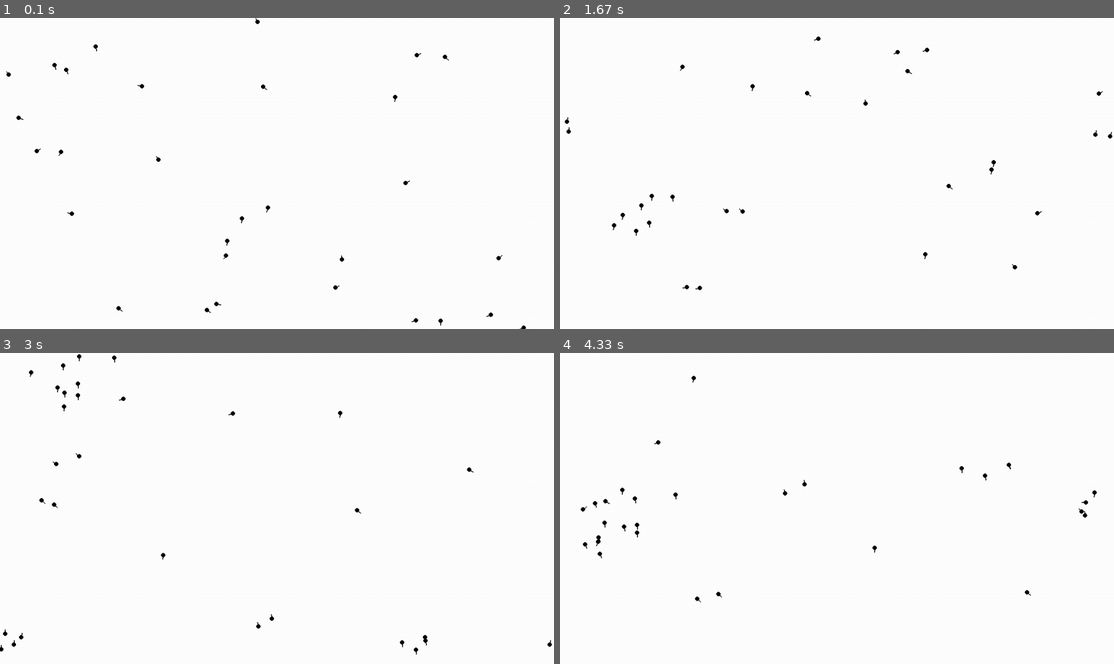
Above: before the commit, frames 1-4 (two rows, left to right).
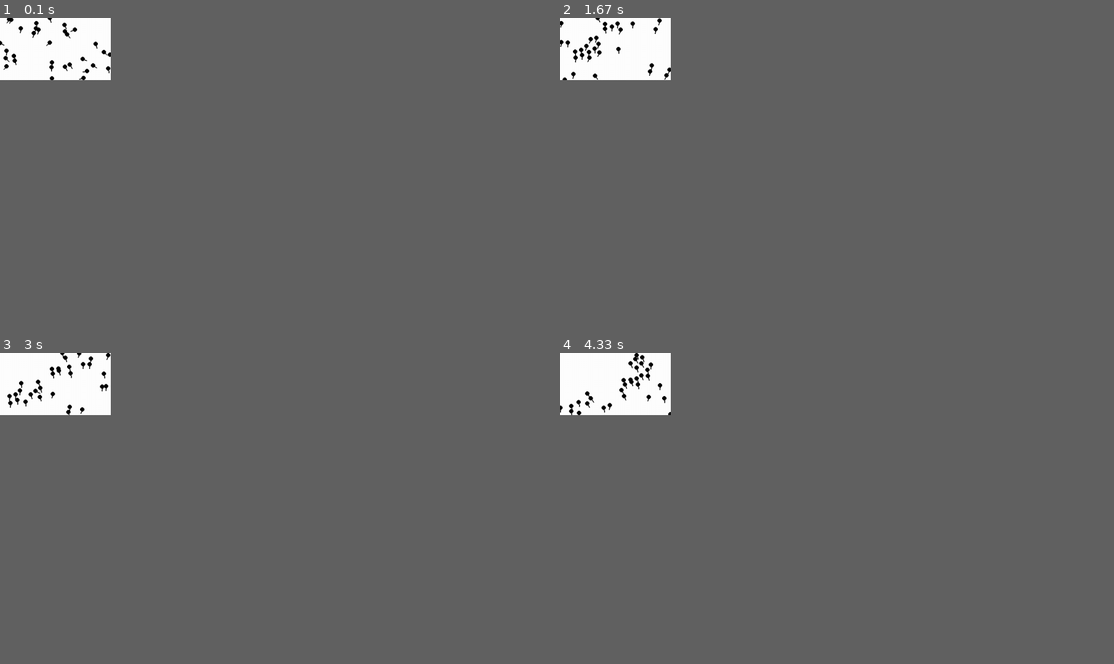
Above: after the commit, the same moments.

Repository: zolars1966/Flock-sumilation.-Boid.-Python-3.-Pygame
Game: pygame game, started from fast clear python/main.py
The game is run twice, just before and just after one commit, with the same random seed, the same clock (stepped at 60 frames per second) and the same inputs.
Inputs:
- Up to frame 1 (0.1 s): no input
- Up to frame 2 (1.67 s): tap U at 0.33 s; tap I at 0.67 s
- Up to frame 3 (3 s): hold U 2.13-2.67 s
- Up to frame 4 (4.33 s): hold I from 3.83 s (still down)
The window is 900x506 before the commit and 180x101 after it. Grey fills any space a smaller window leaves; there, only what the larger window draws over its background counts as a difference.

The runs differ from the first frame. In frame 1, 0.7% of the frame differs, in the area x 0-95%, y 0-100%; in frame 2, 0.7%, in the area x 0-100%, y 0-88%; in frame 3, 0.7%; in frame 4, 0.7%.

Commit message:
Add files via upload

Diff:
--- a/fast clear python/boid.py
+++ b/fast clear python/boid.py
@@ -1,11 +1,5 @@
 from random import *
 import math
-
-"""
-
-#@!#@!#@! make from 3 cycles, one cycle !@#!@#!@#
-
-"""
 
 
 def length2D(vec):
@@ -13,20 +7,27 @@
 
 
 class Boid:
-    def __init__(self, x, y):
+    def __init__(self, x, y, radius, width, height):
+        self.size = self.width, self.height = width, height
         self.pos = self.x, self.y = x, y
-        self.velocity = [(random()-0.5) * 5, (random()-0.5) * 5]
+        self.velocity = [(random()-0.5) * radius / 2.5, (random()-0.5) * radius / 2.5]
         self.acceleration = [0, 0]
 
-        self.max_speed = 2
+        self.max_speed = radius / 5
         self.max_force = 0.1
-        self.perception = 30
+        self.perception = radius * 3
 
     def run(self, boids):
-        self.pos = self.x, self.y = (self.x + self.velocity[0]) % 1280, (self.y + self.velocity[1]) % 720
+        self.pos = self.x, self.y = (self.x + self.velocity[0]) % self.width, (self.y + self.velocity[1]) % self.height
 
         self.velocity[0] += self.acceleration[0]
         self.velocity[1] += self.acceleration[1]
+
+        angle = math.acos(self.velocity[0] / length2D(self.velocity))
+        angle += randint(-1, 1) / (2 * math.pi) / 5
+
+        self.velocity[0] = math.cos(angle)
+        self.velocity[1] = math.sin(angle)
 
         if length2D(self.velocity) > self.max_speed:
             self.velocity[0] = self.velocity[0] / length2D(self.velocity) * self.max_speed
@@ -35,9 +36,6 @@
         self.acceleration = [0, 0]
 
     def apply_behaviour(self, boids):
-        # alignment = self.align(boids)
-        # cohesion = self.cohesion(boids)
-        # separation = self.separation(boids)
         alignment, cohesion, separation = self.rules(boids)
 
         self.acceleration[0] += alignment[0] + cohesion[0] + separation[0]
@@ -56,18 +54,14 @@
         avg_vector1 = [0, 0]
 
         for boid in boids:
-            distance = min(abs(length2D([boid.x - self.x, boid.y - self.y])), abs(length2D([1280 - boid.x + self.x, 720 - boid.y + self.y])))
+            distance = min(abs(length2D([boid.x - self.x, boid.y - self.y])), abs(length2D([self.width - boid.x + self.x, self.height - boid.y + self.y])))
             if distance < self.perception:
                 avg_vec[0] += boid.velocity[0]
                 avg_vec[1] += boid.velocity[1]
 
-                #####
-
                 center_of_mass[0] += boid.x
                 center_of_mass[1] += boid.y
                 total += 1
-
-            #####
 
             if self.pos != boid.pos and distance < self.perception:
                 diff = [self.x - boid.x, self.y - boid.y]
@@ -84,8 +78,6 @@
             avg_vec = [avg_vec[0] / avg_l * self.max_speed, avg_vec[1] / avg_l * self.max_speed]
             steering1 = avg_vec[0] - self.velocity[0], avg_vec[1] - self.velocity[1]
 
-            #####
-
             center_of_mass[0] /= total
             center_of_mass[1] /= total
             vec_to_come = [center_of_mass[0] - self.x, center_of_mass[1] - self.y]
@@ -98,8 +90,6 @@
             ls = length2D(steering2)
             if ls > self.max_force:
                 steering2 = [steering2[0] / ls * self.max_force, steering2[1] / ls * self.max_force]
-
-        #####
 
         if total1 > 0:
             avg_vector1[0] /= total1
@@ -114,81 +104,3 @@
                 steering3 = steering3[0] / ls * self.max_force, steering3[1] / ls * self.max_force / 5
 
         return steering1, steering2, steering3
-
-    def separation(self, boids):
-        steering = [0, 0]
-        total = 0
-        avg_vector = [0, 0]
-
-        for boid in boids:
-            distance = min(abs(length2D([boid.x - self.x, boid.y - self.y])), abs(length2D([1280 - boid.x + self.x, 720 - boid.y + self.y])))
-            if self.pos != boid.pos and distance < self.perception:
-                diff = [self.x - boid.x, self.y - boid.y]
-                diff[0] /= distance
-                diff[1] /= distance
-                avg_vector[0] += diff[0]
-                avg_vector[1] += diff[1]
-                total += 1
-
-        if total > 0:
-            avg_vector[0] /= total
-            avg_vector[1] /= total
-
-            ls = length2D(avg_vector)
-            if ls > 0:
-                avg_vector = avg_vector[0] / ls * self.max_speed, avg_vector[1] / ls * self.max_speed
-
-            steering = [avg_vector[0] - self.velocity[0], avg_vector[1] - self.velocity[1]]
-            if ls > self.max_force / 5:
-                steering = steering[0] / ls * self.max_force, steering[1] / ls * self.max_force / 5
-
-        return steering
-
-    def cohesion(self, boids):
-        steering = [0, 0]
-        total = 0
-        center_of_mass = [0, 0]
-
-        for boid in boids:
-            distance = min(abs(length2D([boid.x - self.x, boid.y - self.y])), abs(length2D([1280 - boid.x + self.x, 720 - boid.y + self.y])))
-            if distance < self.perception:
-                center_of_mass[0] += boid.x
-                center_of_mass[1] += boid.y
-                total += 1
-
-        if total > 0:
-            center_of_mass[0] /= total
-            center_of_mass[1] /= total
-            vec_to_come = [center_of_mass[0] - self.x, center_of_mass[1] - self.y]
-            lvtc = length2D(vec_to_come)
-
-            if lvtc > 0:
-                vec_to_come = [vec_to_come[0] / lvtc * self.max_speed, vec_to_come[1] / lvtc * self.max_speed]
-
-            steering = [vec_to_come[0] - self.velocity[0], vec_to_come[1] - self.velocity[1]]
-            ls = length2D(steering)
-            if ls > self.max_force:
-                steering = [steering[0] / ls * self.max_force, steering[1] / ls * self.max_force]
-
-        return steering
-
-    def align(self, boids):
-        steering = [0, 0]
-        total = 0
-        avg_vec = [0, 0]
-
-        for boid in boids:
-            distance = min(abs(length2D([boid.x - self.x, boid.y - self.y])), abs(length2D([1280 - boid.x + self.x, 720 - boid.y + self.y])))
-            if distance < self.perception:
-                avg_vec[0] += boid.velocity[0]
-                avg_vec[1] += boid.velocity[1]
-                total += 1
-
-        if total > 0:
-            avg_vec[0] /= total
-            avg_vec[1] /= total
-            avg_l = length2D(avg_vec)
-            avg_vec = [avg_vec[0] / avg_l * self.max_speed, avg_vec[1] / avg_l * self.max_speed]
-            steering = avg_vec[0] - self.velocity[0], avg_vec[1] - self.velocity[1]
-
-        return steering
--- a/fast clear python/flock.py
+++ b/fast clear python/flock.py
@@ -1,10 +1,11 @@
 from random import *
 from boid import Boid
+import numpy as np
 
 
 class Flock:
-    def __init__(self, b_num):
-        self.boids = [Boid(randint(0, 1279), randint(0, 719)) for _ in range(b_num)]
+    def __init__(self, b_num, radius, width, height):
+        self.boids = [Boid(randint(0, 1279), randint(0, 719), radius, width, height) for _ in range(b_num)]
 
     def run(self):
         for boid in self.boids:
--- a/fast clear python/main.py
+++ b/fast clear python/main.py
@@ -4,9 +4,11 @@
 import math
 import sys
 
-radian = math.pi/180
 TICK_RATE = 128
-size = width, height = 1280, 720
+FPS = 32
+size = width, height = 128*2, 72*2
+radius = 5
+num = 32
 
 
 def length2D(vec):
@@ -15,17 +17,18 @@
 
 def draw_boids(sc, boids):
     for boid in boids:
-        pg.draw.circle(sc, "black", boid.pos, 5)
+        pg.draw.circle(sc, "black", boid.pos, radius)
         lv = length2D(boid.velocity)
-        xpos = boid.pos[0] + 10*boid.velocity[0]/lv, boid.pos[1] + 10*boid.velocity[1]/lv
-        pg.draw.line(sc, "black", boid.pos, xpos, 2)
+        # xpos = boid.pos + boid.velocity / lv * 10
+        xpos = boid.pos[0] + radius*2*boid.velocity[0]/lv, boid.pos[1] + radius*2*boid.velocity[1]/lv
+        pg.draw.line(sc, "black", boid.pos, xpos, int(radius/2.5))
 
 
 if __name__ == "__main__":
     screen = pg.display.set_mode(size, vsync=1)
     clock = pg.time.Clock()
 
-    flock = Flock(30)
+    flock = Flock(num, radius, width, height)
 
     upd_ticks = pg.time.get_ticks()
 
@@ -36,23 +39,24 @@
         for event in pg.event.get():
             if event.type == pg.QUIT:
                 sys.exit()
-            if event.type == pg.KEYDOWN:
-                if event.key == pg.K_u:
-                    TICK_RATE -= 1
-                    upd_ticks = pg.time.get_ticks()
-                if event.key == pg.K_i:
-                    TICK_RATE += 1
-                    upd_ticks = pg.time.get_ticks()
 
         draw_boids(screen, flock.boids)
 
-        ticks = pg.time.get_ticks()
-        if ticks - upd_ticks >= (1000 / TICK_RATE):
-            for i in range(int((ticks - upd_ticks) / (1000 / TICK_RATE))):
+        if TICK_RATE != 0:
+            ticks = pg.time.get_ticks()
+            if ticks - upd_ticks >= (1000 / TICK_RATE):
                 flock.run()
-            upd_ticks = ticks - (ticks - upd_ticks) % (1000 / TICK_RATE)
+                flock.run()
+                flock.run()
+                flock.run()
+                upd_ticks = ticks - (ticks - upd_ticks) % (1000 / TICK_RATE)
+        else:
+            flock.run()
+            flock.run()
+            flock.run()
+            flock.run()
 
         pg.display.set_caption("$~Boids ~fps: " + str(round(clock.get_fps(), 2)) + " ~tickrate: " + str(TICK_RATE))
 
         pg.display.flip()
-        clock.tick(60)
+        clock.tick(FPS)
